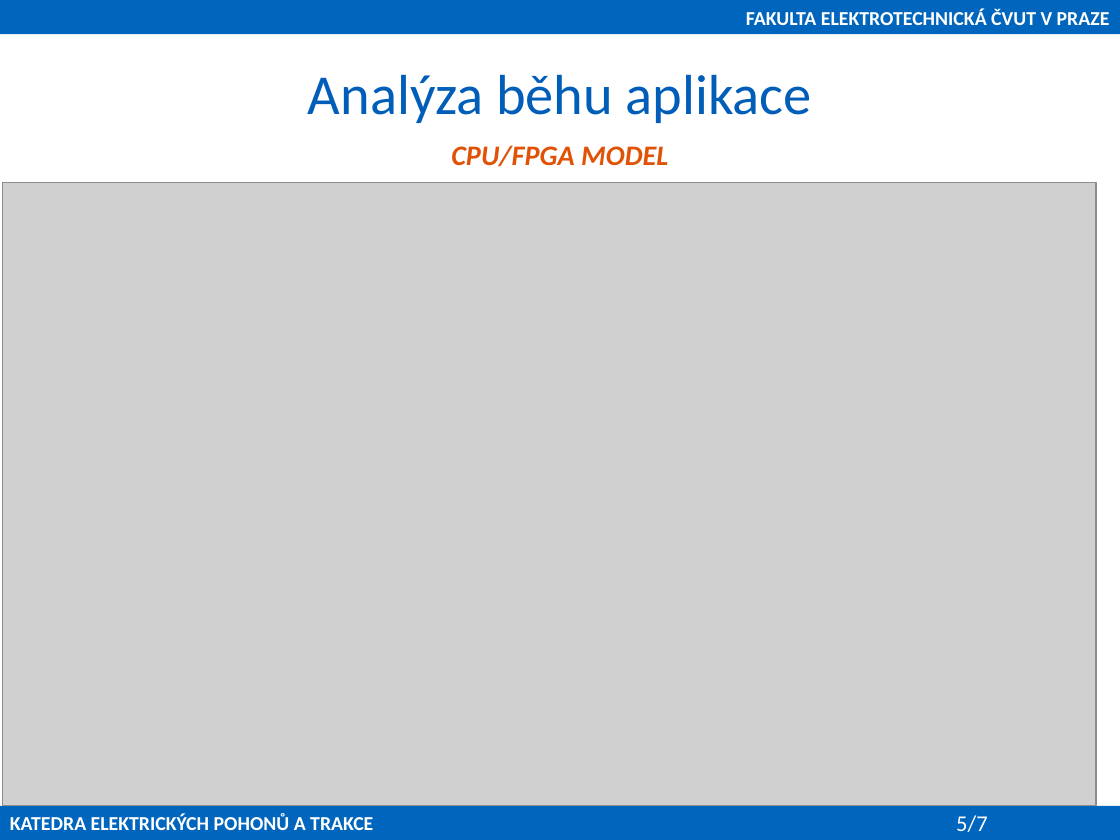
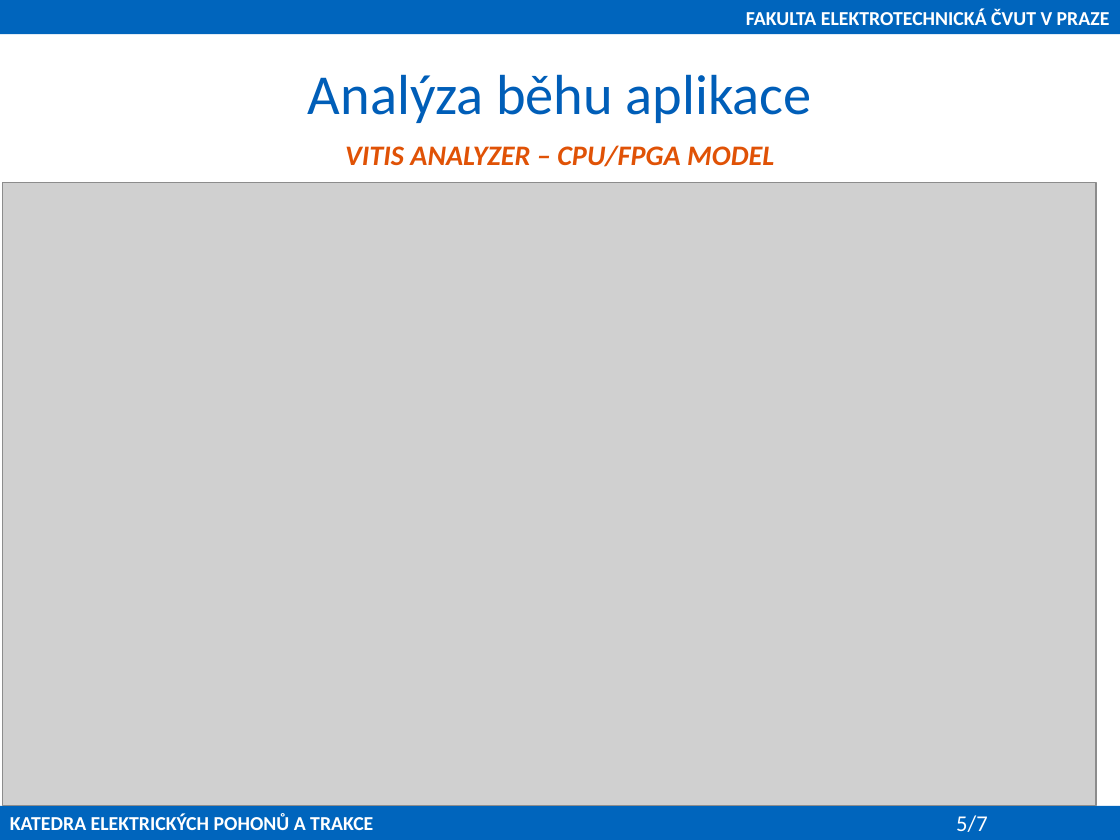
Before and after one commit to petrzakopal/dp, a slide deck: slide 5 of presentation/Zakopal-prezentace.pptx. Drawn at 1120x840 pixels with LibreOffice and Linux fonts; fonts in the diff are those of the drawing; grey boxes stand for pictures; background and template pictures are left out. Boxes give left, top, right and bottom in pixels: in the first picture for what was removed or moved away, otherwise in the second. Text is boxed around its words. In the diff, an @@ line names an element or a change of style, - is before the commit and + after.

Commit message:
úprava prezentace

```diff
--- a/presentation/Zakopal-prezentace.pptx
+++ b/presentation/Zakopal-prezentace.pptx
@@ text at (x1=345, y1=145, x2=774, y2=167): text changed @@
-CPU/FPGA MODEL
+VITIS ANALYZER – CPU/FPGA MODEL
```
